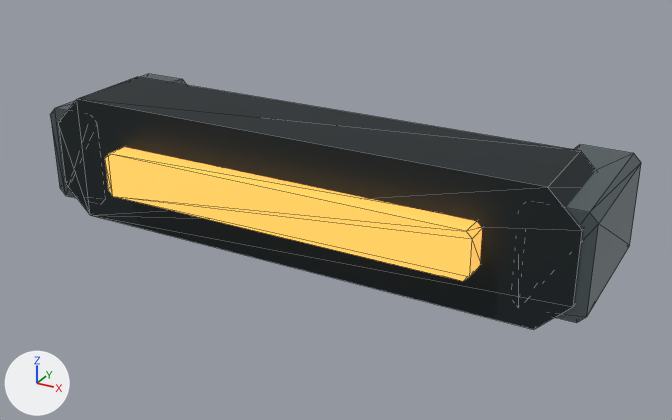
What one commit did to the glTF model client/art-assets/capacitor_visor.glb.
The view is the same before and after, from a camera (50 mm lens) standing at (0.1121, -0.1898, 0.09) and looking at (0.0075, 0.0005, -0.0052). The axes (+X, +Y, +Z) are drawn at lower left. The lights are the same throughout. The first picture is the older version. Mesh edges are drawn as thin lines. Vertices at exactly the same position are counted once.

In view in the first picture: 'capacitor_visor'.
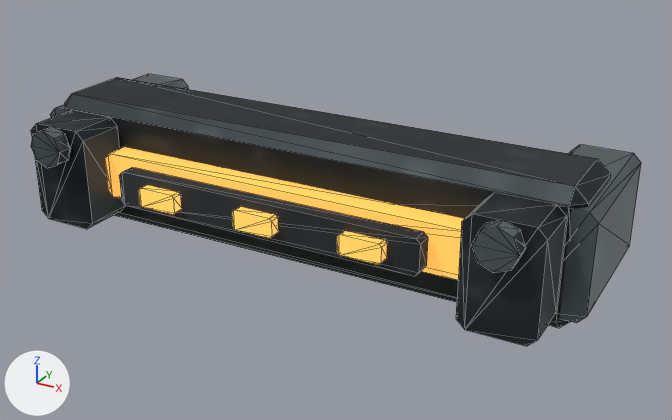
Where the change shows, as pixel boxes [x1, y1, x2, y2] in the pictures (672 x 420 px; the box of a moved part takes in the faces that stretch with it):
'capacitor_visor', reshaped (7% taller): before [50, 74, 641, 329]; after [31, 74, 641, 346]
part 1 of me_capacitor_visor, added: after [31, 110, 125, 229]
part 2 of me_capacitor_visor, added: after [456, 193, 567, 346]
part 3 of me_capacitor_visor, moved or reshaped: before [58, 77, 596, 329]; after [138, 185, 181, 214]
part 4 of me_capacitor_visor, added: after [232, 207, 278, 238]
part 5 of me_capacitor_visor, added: after [337, 231, 387, 265]
part 6 of me_capacitor_visor, added: after [31, 127, 71, 168]
part 7 of me_capacitor_visor, added: after [471, 220, 526, 273]
part 8 of me_capacitor_visor, added: after [119, 167, 428, 276]
part 9 of me_capacitor_visor, added: after [64, 77, 611, 328]
part 10 of me_capacitor_visor, surface changed: [51, 75, 613, 322] in both

Patch to the scene script:
```diff
--- a/client/art-assets/capacitor_visor.glb.py
+++ b/client/art-assets/capacitor_visor.glb.py
@@ img_image_7 @@
+img_image_7 = load_image('Image_7', '_unpacked/Image_7', 64, 64, 'Non-Color')
@@ img_image_6 @@
+img_image_6 = load_image('Image_6', '_unpacked/Image_6', 64, 64, 'sRGB')
@@ img_image_8 @@
+img_image_8 = load_image('Image_8', '_unpacked/Image_8', 64, 64, 'Non-Color')
@@ mat_black @@
+mat_black = bpy.data.materials.new('black')
+# uses the picture img_image_6
+# uses the picture img_image_7
+# uses the picture img_image_8
@@ me_capacitor_visor @@
 # used by ob_capacitor_visor; location = (0.0, 0.0, 0.0)
-me_capacitor_visor.from_pydata(...)  # 64 vertices, 112 faces; spans x -0.075..0.075, y -0.019..0.028, z -0.017..0.017
+me_capacitor_visor.from_pydata(...)  # 200 vertices, 352 faces; spans x -0.075..0.075, y -0.03..0.028, z -0.017..0.017
+# me_capacitor_visor part 1: the loose piece of 16 vertices spanning x -0.075..-0.058, y -0.012..0.028, z -0.013..0.013 is copied, and the copy is scaled about its middle by (1.06, 0.325, 1.04), then moved by (0.007, -0.027, 0.0), in mat_frame; it spans x -0.069..-0.051, y -0.025..-0.013, z -0.014..0.014
+# me_capacitor_visor part 2: the loose piece of 16 vertices spanning x 0.058..0.075, y -0.012..0.028, z -0.013..0.013 is copied, and the copy is scaled about its middle by (1.06, 0.325, 1.04), then moved by (-0.007, -0.027, 0.0), in mat_frame; it spans x 0.051..0.069, y -0.025..-0.013, z -0.014..0.014
+# me_capacitor_visor part 3: the loose piece of 16 vertices spanning x -0.072..0.072, y -0.013..0.013, z -0.017..0.017 is scaled about its middle by (0.0759, 0.12, 0.161), then moved by (-0.028, -0.025, 0.0), in mat_amber (orange #f4ac50, glowing orange #f4ac50)
+# me_capacitor_visor part 4: the loose piece of 16 vertices spanning x -0.051..0.051, y -0.019..-0.012, z -0.006..0.006 is copied, and the copy is scaled about its middle by (0.103, 0.429, 0.417), then moved by (0.0, -0.01, 0.0); it spans x -0.005..0.005, y -0.026..-0.023, z -0.002..0.002
+# me_capacitor_visor part 5: the loose piece of 16 vertices spanning x -0.051..0.051, y -0.019..-0.012, z -0.006..0.006 is copied, and the copy is scaled about its middle by (0.103, 0.429, 0.417), then moved by (0.028, -0.01, 0.0); it spans x 0.023..0.034, y -0.026..-0.023, z -0.002..0.002
+# me_capacitor_visor part 6: a new loose piece, an 8-sided cylinder along y spanning x -0.065..-0.055, y -0.03..-0.026, z 0.004..0.014, in mat_steel
+# me_capacitor_visor part 7: a new loose piece, an 8-sided cylinder along y spanning x 0.055..0.065, y -0.03..-0.026, z 0.004..0.014, in mat_steel
+# me_capacitor_visor part 8: the loose piece of 16 vertices spanning x -0.051..0.051, y -0.019..-0.012, z -0.006..0.006 is copied, and the copy is scaled about its middle by (0.815, 0.571, 0.75), then moved by (0.0, -0.007, 0.0), in mat_black; it spans x -0.041..0.041, y -0.024..-0.02, z -0.004..0.004
+# me_capacitor_visor part 9: a new loose piece of 24 vertices spanning x -0.072..0.072, y -0.013..0.013, z -0.017..0.017, in mat_frame
+# me_capacitor_visor part 10: 56 kept faces spanning x -0.075..0.075, y -0.012..0.028, z -0.013..0.013 get new texture (UV) coordinates
 me_capacitor_visor.materials.append(mat_frame)
@@ me_capacitor_visor @@
 me_capacitor_visor.materials.append(mat_steel)
+me_capacitor_visor.materials.append(mat_black)
```
